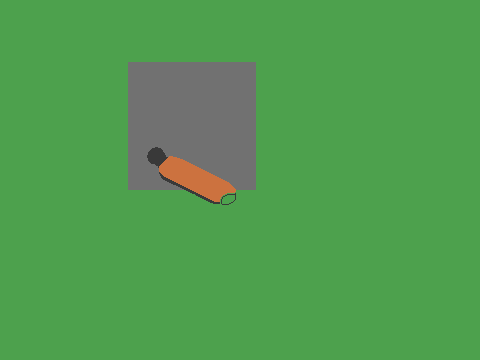
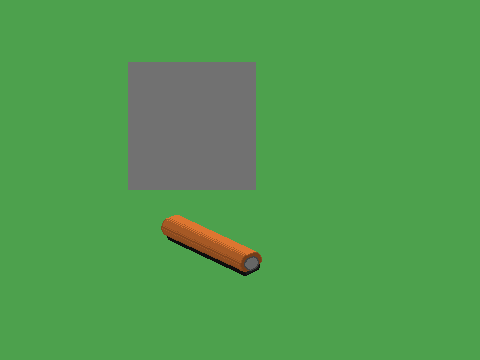
Layers edited between the first and the second 480×360 image:
added layer "robit armour" above "robit copy" over box(161, 215, 262, 272)
painted on "robit copy" over box(147, 147, 261, 276)
